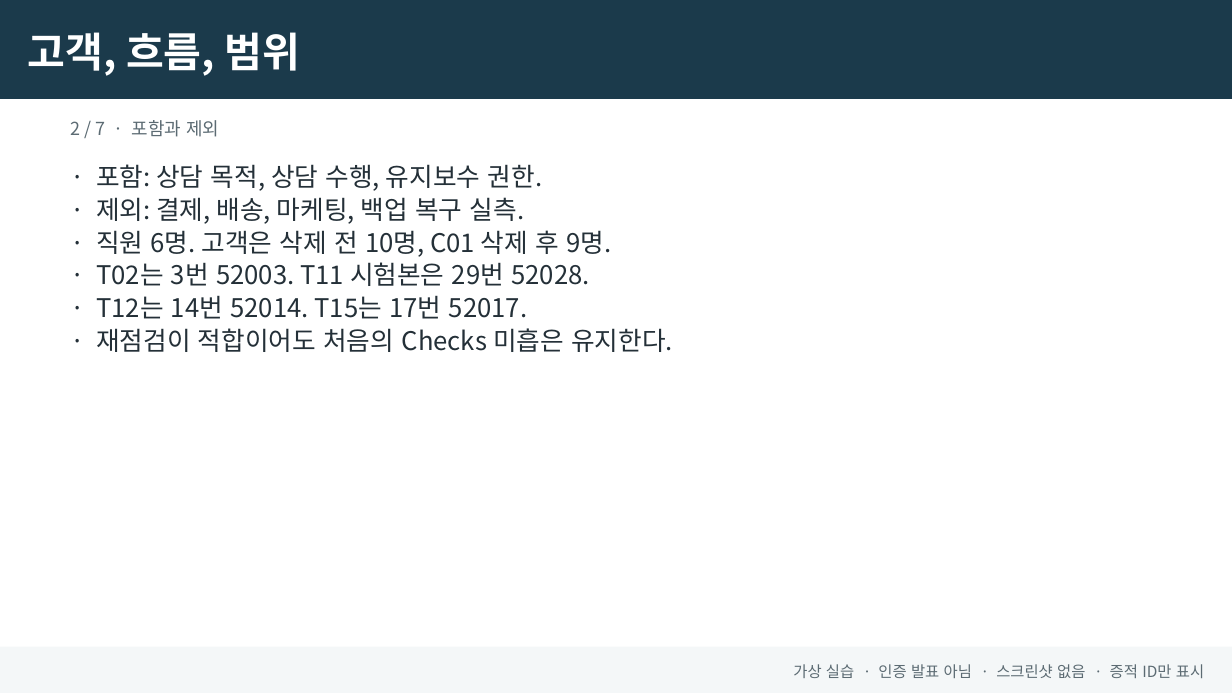
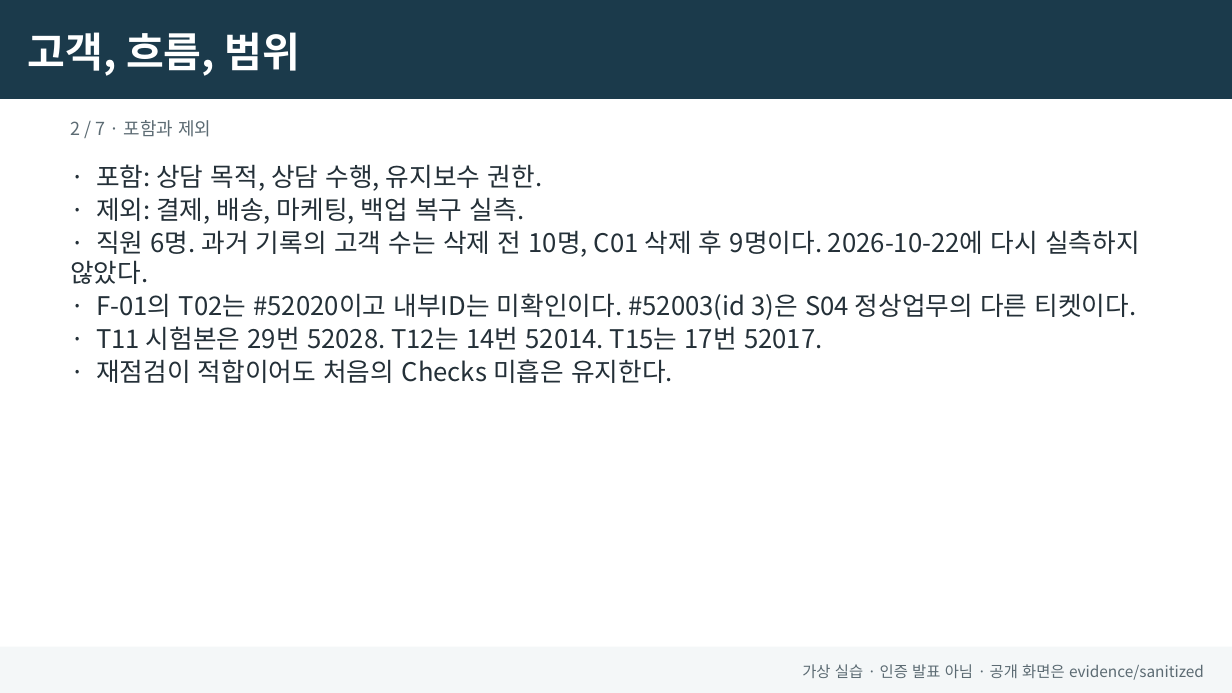
Before and after one commit to jxxnk/JY-Group-Privacy-Audit, a slide deck: slide 2 of reports/JY-Briefing.pptx. Drawn at 1232x693 pixels with LibreOffice and Linux fonts; fonts in the diff are those of the drawing. Boxes give left, top, right and bottom in pixels: in the first picture for what was removed or moved away, otherwise in the second. Text is boxed around its words. In the diff, an @@ line names an element or a change of style, - is before the commit and + after.

```diff
--- a/reports/JY-Briefing.pptx
+++ b/reports/JY-Briefing.pptx
@@ text "2 / 7 · 포함과 ..." rewrapped from (70,120,219,137) to (70,120,211,137) @@
@@ text at (70,230,1140,350): text changed @@
-· 직원 6명. 고객은 삭제 전 10명, C01 삭제 후 9명.
-· T02는 3번 52003. T11 시험본은 29번 52028.
-· T12는 14번 52014. T15는 17번 52017.
+· 직원 6명. 과거 기록의 고객 수는 삭제 전 10명, C01 삭제 후 9명이다. 2026-10-22에 다시 실측하지 않았다.
+· F-01의 T02는 #52020이고 내부ID는 미확인이다. #52003(id 3)은 S04 정상업무의 다른 티켓이다.
+· T11 시험본은 29번 52028. T12는 14번 52014. T15는 17번 52017.
@@ text in rectangle at (802,664,1204,680): text changed @@
-가상 실습 · 인증 발표 아님 · 스크린샷 없음 · 증적 ID만 표시
+가상 실습 · 인증 발표 아님 · 공개 화면은 evidence/sanitized
```
Also in this commit, not shown: 6 other slides changed, 12 other files.
